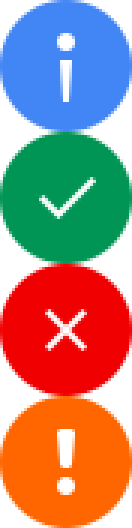
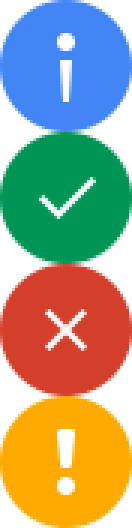
Two versions of the same layered image (132 × 528). Layer-by-layer changes:
painted on "bg" (1st of 4, in "warning") over [0, 396, 132, 528]
painted on "bg" (2nd of 4, in "error") over [0, 264, 132, 396]
